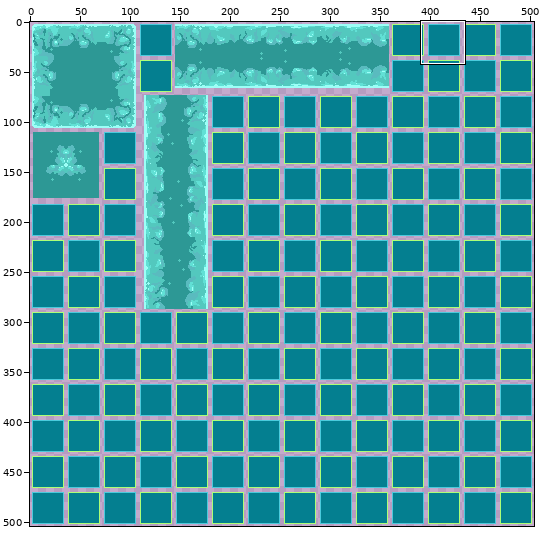
Two states of a pixel-art file, Assets/Art/Aseprite/glowstone-cave.aseprite. The first picture is a wide view before the edit; the outline marks the close-up.
Close-up. As it was:
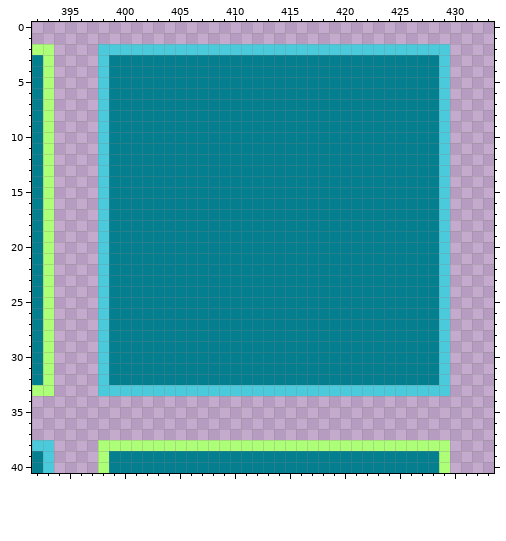
504x504 pixels, 1 frame. Shown: x 392..433, y 0..40.
After:
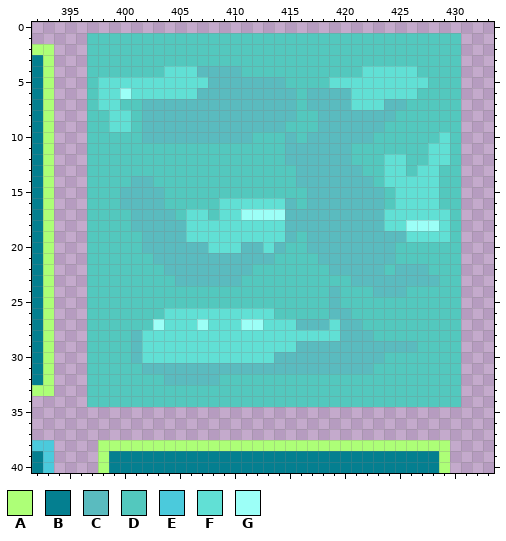
Palette (. is transparent): A #adff77  B #047f90  C #5abbbf  D #53c8be  E #4bcadc  F #61e0d5  G #9cfff7
What changed:
layer "Layer 1 #2" added
Layers "Layer 1 #2", "Layer 1":
y 1: x 397..430 .................................. -> DDDDDDDDDDDDDDDDDDDDDDDDDDDDDDDDDD
y 2: x 397..430 .EEEEEEEEEEEEEEEEEEEEEEEEEEEEEEEE. -> DDDDDDDDDDDDDDDDDDDDDDDDDDDDDDDDDD
y 3: x 397..430 .EBBBBBBBBBBBBBBBBBBBBBBBBBBBBBBE. -> DDDDDDDDDDDDDDDDDDDDDDDDDDDDDDDDDD
y 4: x 397..430 .EBBBBBBBBBBBBBBBBBBBBBBBBBBBBBBE. -> DDDDDDDFFFCCCCDDDDDDDDDDDFFFFFDDDD
y 5: x 397..430 .EBBBBBBBBBBBBBBBBBBBBBBBBBBBBBBE. -> DFFFFFFFFFFCCCCCCCDDDDFFFFFFFFFDDD
y 6: x 397..430 .EBBBBBBBBBBBBBBBBBBBBBBBBBBBBBBE. -> DFFGFFFFFFCCCCCCCCCDCCCCFFFFFFDDDD
y 7: x 397..430 .EBBBBBBBBBBBBBBBBBBBBBBBBBBBBBBE. -> DFFDDCCCCCCCCCCCCCCDCCCCFFFCCDDDDD
y 8: x 397..430 .EBBBBBBBBBBBBBBBBBBBBBBBBBBBBBBE. -> DDFFDCCCCCCCCCCCCCCDDCCCCCCCDDDDDD
y 9: x 397..430 .EBBBBBBBBBBBBBBBBBBBBBBBBBBBBBBE. -> DDFFDCCCCCCCCCCCCCDDDCCCCCCDDDDDDD
y 10: x 397..430 .EBBBBBBBBBBBBBBBBBBBBBBBBBBBBBBE. -> DDDDDCCCCCCCCCCDDDCDCCCCCCDDDDDDFD
y 11: x 397..430 .EBBBBBBBBBBBBBBBBBBBBBBBBBBBBBBE. -> DDDDDDDDDDDDDDDDDDCCCCCCDDDDDDDFFD
y 12: x 397..430 .EBBBBBBBBBBBBBBBBBBBBBBBBBBBBBBE. -> DDDDDDDDDDDDDDDDDDCCCCCCDDDFFDDFFD
y 13: x 397..430 .EBBBBBBBBBBBBBBBBBBBBBBBBBBBBBBE. -> DDDDDDDDDDDDDDDDDDDCCCCCCDDFFDFFDD
y 14: x 397..430 .EBBBBBBBBBBBBBBBBBBBBBBBBBBBBBBE. -> DDDDCCDDDDDDDDDDDDDCCCCCCCDFFFFFDD
y 15: x 397..430 .EBBBBBBBBBBBBBBBBBBBBBBBBBBBBBBE. -> DDDCCCCDDDDDDDDDDDDDCCCCCCCDFFFFDD
y 16: x 397..430 .EBBBBBBBBBBBBBBBBBBBBBBBBBBBBBBE. -> DDDCCCCDDDDDFFFFFFCDCCCCCCCDFFFFDD
y 17: x 397..430 .EBBBBBBBBBBBBBBBBBBBBBBBBBBBBBBE. -> DDDDCCCCDFFDFFGGGGCCCCCCCCCFFFFFFD
y 18: x 397..430 .EBBBBBBBBBBBBBBBBBBBBBBBBBBBBBBE. -> DDDDCCCCCFFFFFFFFFCCCCCCCCCFFGGGFD
y 19: x 397..430 .EBBBBBBBBBBBBBBBBBBBBBBBBBBBBBBE. -> DDDDDCCCCFFFFFFFFFCDCCCCCCCCCFFFFD
y 20: x 397..430 .EBBBBBBBBBBBBBBBBBBBBBBBBBBBBBBE. -> DDDDDCCCCCCFFFCCFCDDCCCCCCCCDDDDDD
y 21: x 397..430 .EBBBBBBBBBBBBBBBBBBBBBBBBBBBBBBE. -> DDDDDDCCCCCCCCCCCDDDDCCCCCCCDDDDDD
y 22: x 397..430 .EBBBBBBBBBBBBBBBBBBBBBBBBBBBBBBE. -> DDDDDDDCCCCCCCCDDDDDDDCCCCCDCCCDDD
y 23: x 397..430 .EBBBBBBBBBBBBBBBBBBBBBBBBBBBBBBE. -> DDDDDDDDCCCCCCDDDDDDDDDDCCCCCCCCDD
y 24: x 397..430 .EBBBBBBBBBBBBBBBBBBBBBBBBBBBBBBE. -> DDDDDDDDDDDDDDDDDDDDDDCDDDCCCDDDDD
y 25: x 397..430 .EBBBBBBBBBBBBBBBBBBBBBBBBBBBBBBE. -> DDDDDDDDDDDDDDDDDDDDDDCDDDDDDDDDDD
y 26: x 397..430 .EBBBBBBBBBBBBBBBBBBBBBBBBBBBBBBE. -> DDDDDDDFFFFFFFFFFDDDDDCCDDDDDDDDDD
y 27: x 397..430 .EBBBBBBBBBBBBBBBBBBBBBBBBBBBBBBE. -> DDDDDDGFFFGFFFGGFFFCCCFCCDDDDDDDDD
y 28: x 397..430 .EBBBBBBBBBBBBBBBBBBBBBBBBBBBBBBE. -> DDDDCFFFFFFFFFFFFFFFFFFCCCDDDDDDDD
y 29: x 397..430 .EBBBBBBBBBBBBBBBBBBBBBBBBBBBBBBE. -> DDDDCFFFFFFFFFFFFFFCCCCCCCCCCCDDDD
y 30: x 397..430 .EBBBBBBBBBBBBBBBBBBBBBBBBBBBBBBE. -> DDDDCFFFFFFFFFFFFCCCCCCCCCCDDDDDDD
y 31: x 397..430 .EBBBBBBBBBBBBBBBBBBBBBBBBBBBBBBE. -> DDDDDCCCCCCCCCCCCCCCCCCCCCDDDDDDDD
y 32: x 397..430 .EBBBBBBBBBBBBBBBBBBBBBBBBBBBBBBE. -> DDDDDDDCCCCCDDDDDDDDDDDDDDDDDDDDDD
y 33: x 397..430 .EEEEEEEEEEEEEEEEEEEEEEEEEEEEEEEE. -> DDDDDDDDDDDDDDDDDDDDDDDDDDDDDDDDDD
y 34: x 397..430 .................................. -> DDDDDDDDDDDDDDDDDDDDDDDDDDDDDDDDDD
